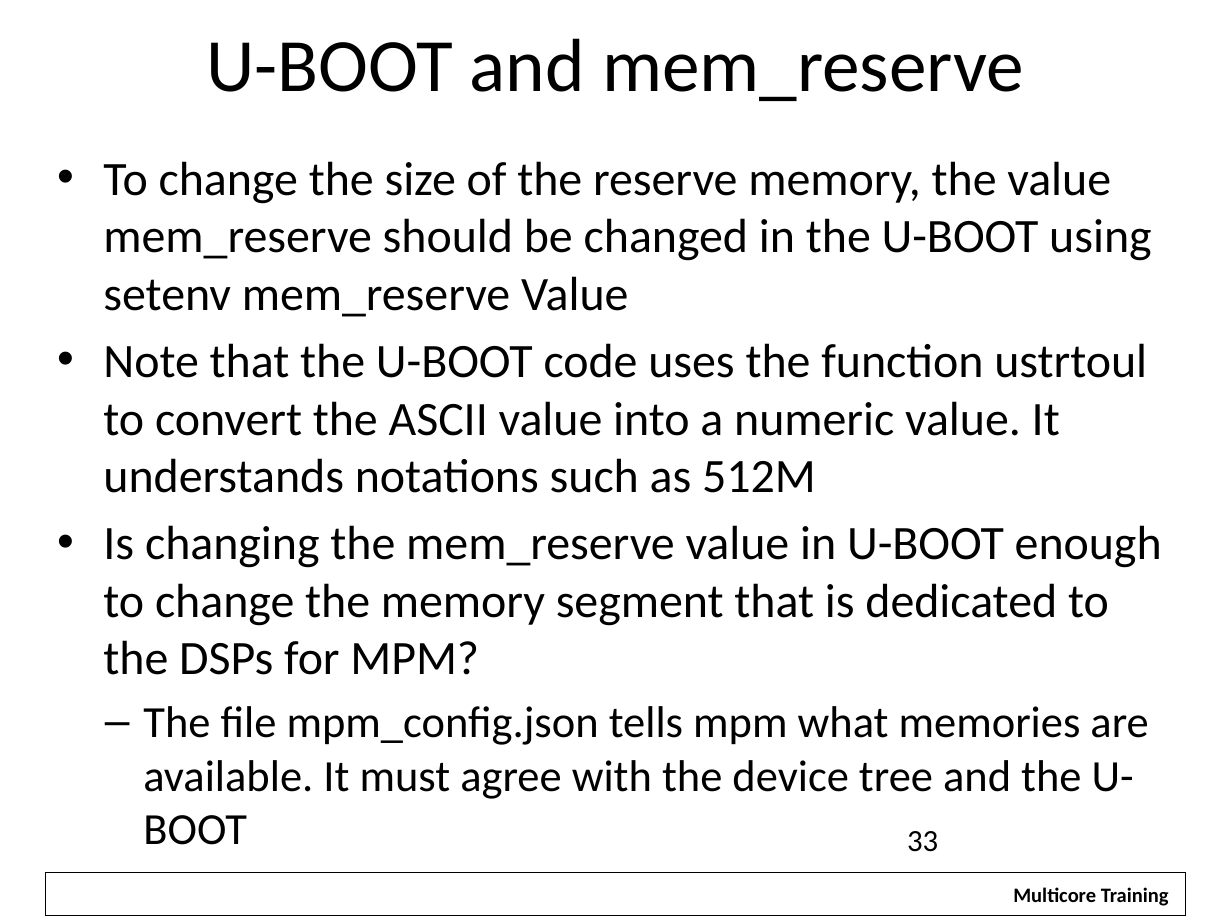
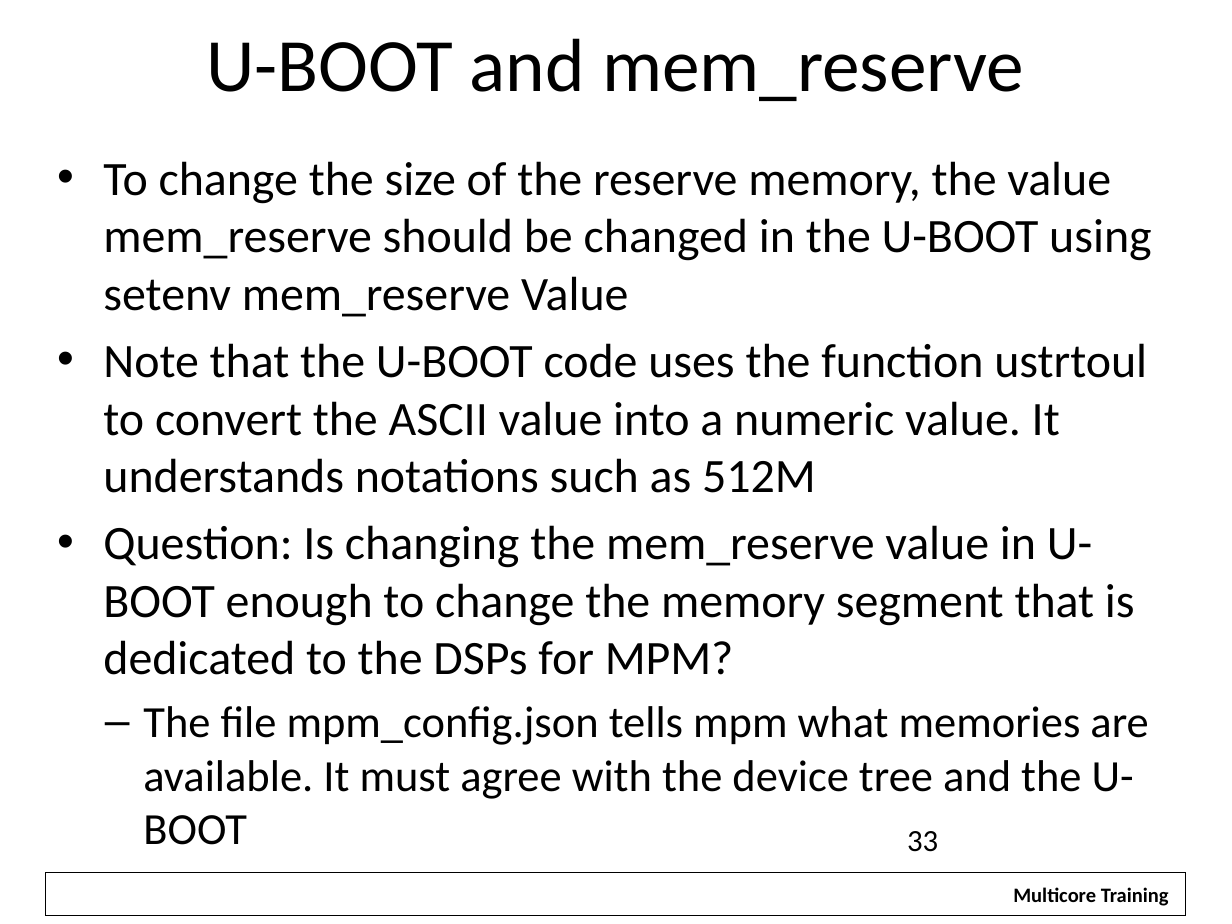
Before and after one commit to hari1989/keystone-workshop, a slide deck: slide 33 of preliminary/Working/presentations/KeyStoneArmDspWorkingTogether.pptx. Drawn at 1232x924 pixels with LibreOffice and Linux fonts; fonts in the diff are those of the drawing; background and template pictures are left out. Boxes give left, top, right and bottom in pixels: in the first picture for what was removed or moved away, otherwise in the second. Text is boxed around its words. In the diff, an @@ line names an element or a change of style, - is before the commit and + after.

```diff
--- a/preliminary/Working/presentations/KeyStoneArmDspWorkingTogether.pptx
+++ b/preliminary/Working/presentations/KeyStoneArmDspWorkingTogether.pptx
@@ text at (103,525,1135,675): text changed @@
-• Is changing the mem_reserve value in U-BOOT enough to change the memory segment that is dedicated to the DSPs for MPM?
+• Question: Is changing the mem_reserve value in U-BOOT enough to change the memory segment that is dedicated to the DSPs for MPM?
```
Also in this commit, not shown: 20 other slides changed, 8 slides added, 2 slides removed.
